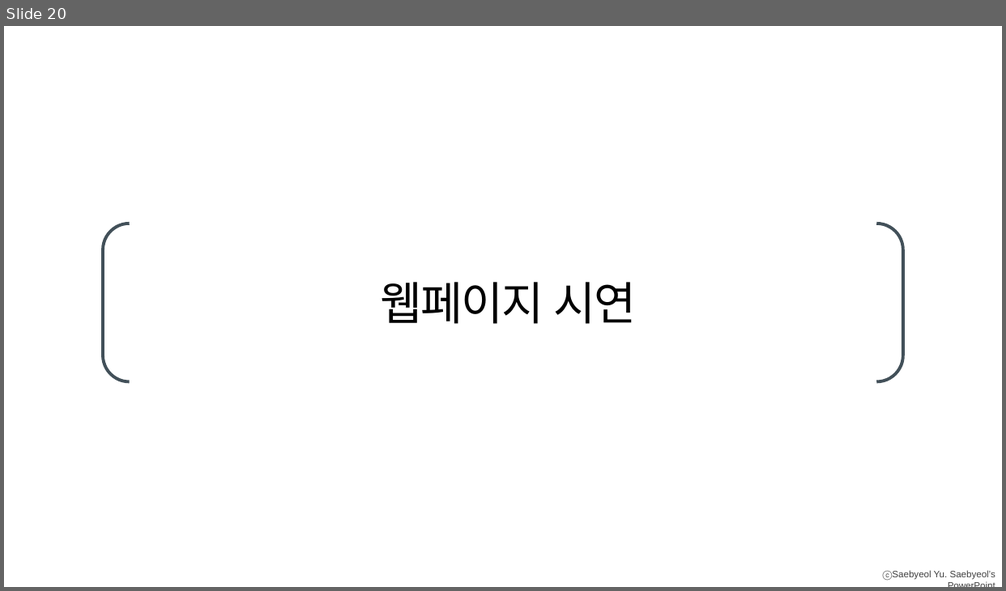
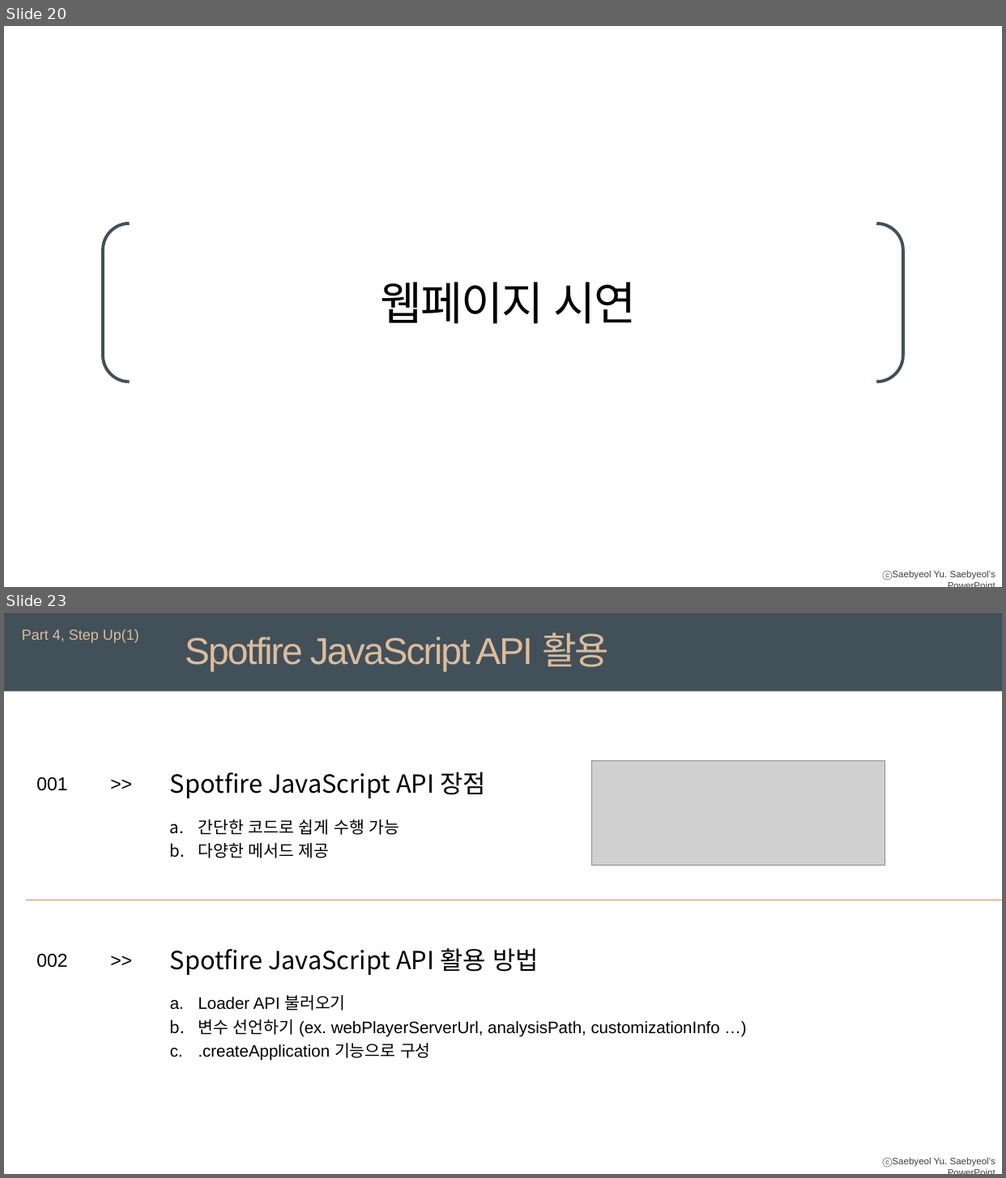
Before and after one commit to arsene-03/MashUp-SpotfireJsApi, a slide deck: Mash-up과제 소개.pptx. Shown one above the other, each under a label of ours: slide 20 before the commit, slides 20 and 23 after it; the slides between them are not shown. The pictures are 1006x591 and 1006x1178 pixels, drawn with LibreOffice and Linux fonts; fonts in the diff are those of the drawing; grey boxes stand for pictures; background and template pictures are left out. Boxes give left, top, right and bottom in pixels: in the first picture for what was removed or moved away, otherwise in the second. Text is boxed around its words. In the diff, an @@ line names an element or a change of style, - is before the commit and + after.

```diff
--- a/Mash-up과제 소개.pptx
+++ b/Mash-up과제 소개.pptx
@@ slide 23 added at [4, 613, 1002, 1174], background #FFFFFF; not listed: 1 template element that a slide beside it also shows @@
@@ rectangle added at [4, 613, 1002, 692], fill #425059 @@
@@ text added at [22, 629, 139, 643], 14 pt, text #DDBC9C @@
+Part 4, Step Up(1)
@@ text added at [185, 632, 609, 672], 36 pt, text #DDBC9C @@
+Spotfire JavaScript API 활용
@@ picture added at [592, 760, 886, 865] @@
@@ group added at [36, 769, 486, 858]: 4 texts @@
+001
+>>
+Spotfire JavaScript API 장점
+a. 간단한 코드로 쉽게 수행 가능
+b. 다양한 메서드 제공
@@ line added from (27, 900) to (1002, 900), #C7905A 0.75 pt @@
@@ text added at [103, 944, 140, 974], 18 pt, text #000000 @@
+>>
@@ text added at [170, 948, 539, 975], 24 pt, text #000000 @@
+Spotfire JavaScript API 활용 방법
@@ text added at [36, 954, 68, 968], 18 pt, text #000000 @@
+002
@@ text added at [198, 995, 720, 1061], 16 pt, text #000000 @@
+a. Loader API 불러오기
+b. 변수 선언하기 (ex. webPlayerServerUrl, analysisPath, customizationInfo …)
+c. .createApplication 기능으로 구성
```
Also in this commit, not shown: 4 slides changed, 9 other slides added, 2 other files.
